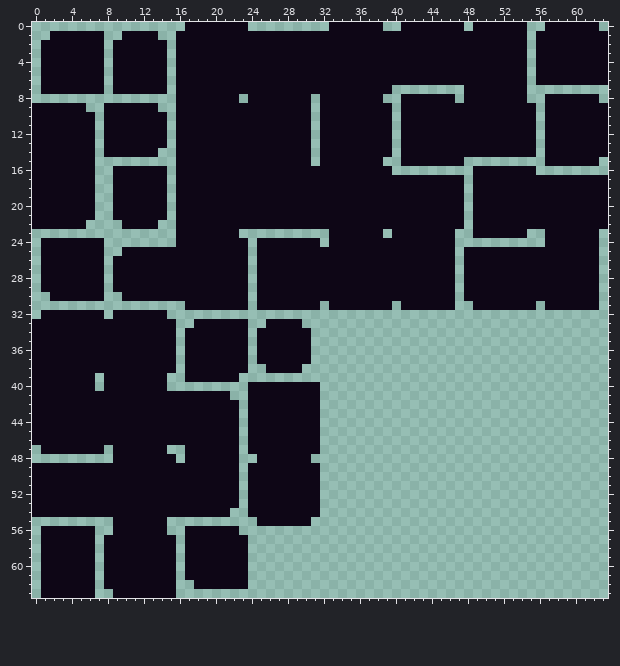
Two states of a pixel-art file, assets/environment/tile_sets/ground_tile_set.ase. Above, as it was before the edit.
64x64 pixels, 1 frame.
And afterwards:
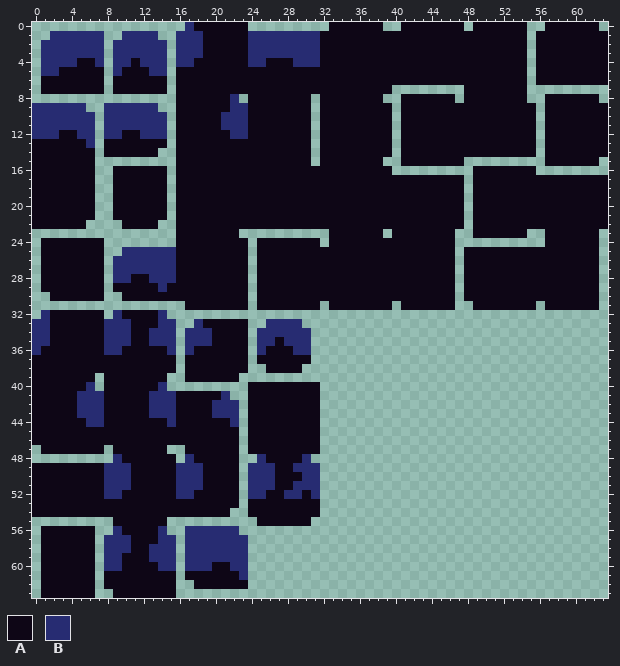
Palette (. is transparent): A #0e0616  B #272c72
The exact change:
layer "Decoration" now shown
Changed rows in their new state; - is an unchanged pixel.
Layer "Decoration":
first column x 0:
 0 -----------------B--------------
 1 --BBBBBB--BBBB--BBB-----BBBBBBBB
 2 -BBBBBBB-BBBBBB-BBB-----BBBBBBBB
 3 -BBBBBBB-BBBBBB-BBB-----BBBBBBBB
 4 -BBBB--B-BB-BBB-BB------BB---BBB
 5 -BB------B---BB-----------------
 8 ----------------------B---------
 9 BBBBBB--BBBBBB--------BB--------
10 BBBBBBB-BBBBBBB------BBB--------
11 BBBBBBB-BBBBBBB------BBB--------
12 BBB--BB-BB--BBB-------BB--------
13 ------B-------------------------
first column x 0:
25 ----------BBBBBB---------------
26 ---------BBBBBBB---------------
27 ---------BBBBBBB---------------
28 ---------BB--BBB---------------
29 --------------B----------------
32 -B-------B----B----------------
33 BB------BBB---BB--B-------BBBB-
34 BB------BBB--BBB-BBB-----BBBBBB
35 BB------BBB--BBB-BBB-----BB-BBB
36 B-------BB-----B-B-------B---BB
first column x 5:
40 -B-------B--------
41 BBB-----BBB-----B-
42 BBB-----BBB----BBB
43 BBB-----BBB----BBB
44 -BB-------B------B
first column x 8:
48 -B-------B-------B----B-
49 BBB-----BBB-----BBB--BBB
50 BBB-----BBB-----BBB---BB
51 BBB-----BBB-----BBB--BBB
52 BB------BB------BB--BB-B
first column x 8:
56 -B----B--BBBBBB-
57 BBB---BB-BBBBBBB
58 BBB--BBB-BBBBBBB
59 BB---BBB-BBBBBBB
60 BB----BB-BBB--BB
61 ---------------B
Where, in picture pixels (left, top, right, bottom), the same in both pictures:
changed: (32, 22, 320, 148)
changed: (32, 247, 311, 427)
changed: (104, 454, 320, 580)
